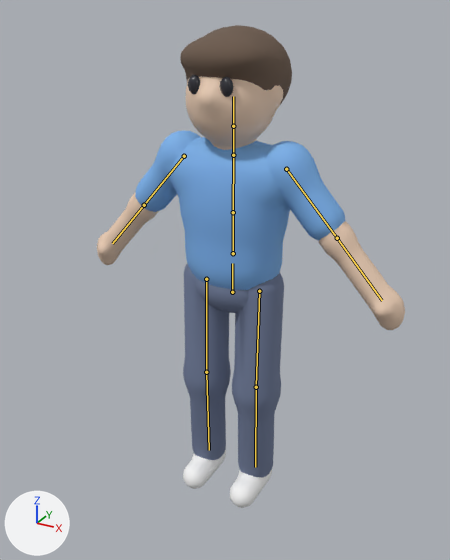
Before and after pictures for a commit that changed the glTF model player/assets/character.glb.
Before and after are seen from a 50 mm lens placed at (1.028, -1.931, 1.91), pointed at (0.056, -0.165, 1.027). Every picture has the same lights, and +X, +Y and +Z are marked at lower left. The picture after the commit comes second. The bones that change, and the others that lie on the model, are drawn over the model as lines.

Objects in the first picture: 'Body'.
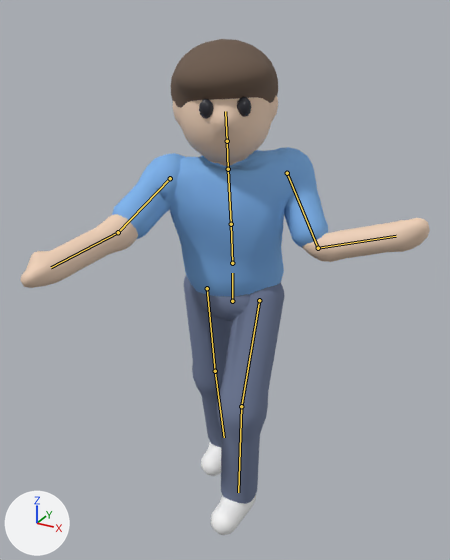
The newer file adds an action. The first version stands in its rest pose; the second is drawn at frame 5 of the action 'Punch'.

The edits, one by one:
Bone 'Hips' (bone_hips) moves from (0.0, 0.0, 0.0) to (0.0, -0.039, 0.0).
Bone 'Spine' (bone_spine) turns from (0, 0, 0) to (6, 8, 1) degrees about its own x, y and z.
Bone 'Chest' (bone_chest) turns from (0, 0, 0) to (0, 21, 0) degrees about its own x, y and z.
Bone 'UpperArm.L' (bone_upperarm_l) turns from (0, 0, 0) to (-54, -40, 26) degrees about its own x, y and z.
Bone 'LowerArm.L' (bone_lowerarm_l) turns from (0, 0, 0) to (-100, -86, 25) degrees about its own x, y and z.
Bone 'UpperArm.R' (bone_upperarm_r) turns from (0, 0, 0) to (-91, 65, -46) degrees about its own x, y and z.
Bone 'LowerArm.R' (bone_lowerarm_r) turns from (0, 0, 0) to (-11, 16, 9) degrees about its own x, y and z.
Bone 'UpperLeg.L' (bone_upperleg_l) turns from (0, 0, 0) to (-18, 0, 0) degrees about its own x, y and z.
Bone 'LowerLeg.L' (bone_lowerleg_l) turns from (0, 0, 0) to (14, 0, 0) degrees about its own x, y and z.
Bone 'UpperLeg.R' (bone_upperleg_r) turns from (0, 0, 0) to (10, 0, 0) degrees about its own x, y and z.

Changed parts and their boxes (x1, y1, x2, y2) in the pictures (450 x 560 px):
'Body', posed (33% wider): before (97, 25, 405, 508); after (20, 39, 430, 535)
bone 'Hips', root to tip: before (232, 292) to (232, 263); after (232, 301) to (232, 273)
bone 'Spine', root to tip: before (233, 253) to (233, 212); after (232, 263) to (231, 224)
bone 'Chest', root to tip: before (233, 212) to (233, 155); after (231, 224) to (228, 169)
bone 'UpperArm.L', root to tip: before (286, 169) to (337, 238); after (287, 173) to (318, 248)
bone 'LowerArm.L', root to tip: before (337, 238) to (382, 300); after (318, 248) to (396, 236)
bone 'UpperArm.R', root to tip: before (184, 156) to (144, 205); after (170, 178) to (118, 232)
bone 'LowerArm.R', root to tip: before (144, 205) to (112, 243); after (118, 232) to (51, 267)
bone 'UpperLeg.L', root to tip: before (259, 291) to (256, 387); after (259, 300) to (241, 406)
bone 'LowerLeg.L', root to tip: before (256, 387) to (255, 467); after (241, 406) to (238, 492)
bone 'UpperLeg.R', root to tip: before (206, 279) to (206, 372); after (207, 288) to (215, 371)
